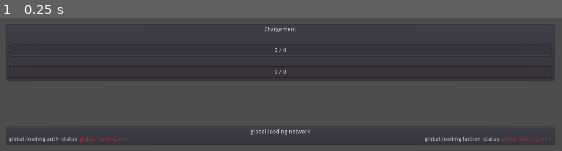
Above: before the commit, frame 1.
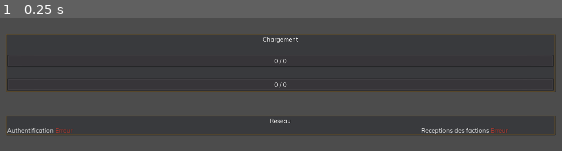
Above: after the commit, the same moment.

Repository: Kalaxia/client
Game: Godot game, scene res://global/loading_screen.tscn
Same seed, same stepped clock (60 frames per second), same inputs: the game is played once before the commit and once after it. This scene is started directly instead of the project's main scene.
Inputs:
- Up to frame 1 (0.25 s): no input

The runs differ from the first frame. In frame 1, 4.4% of the frame differs, in the area x 1-99%, y 4-96%.
Error in both runs: Invalid call. Nonexistent function 'get_string_from_utf8' in base 'Nil'. (res://global/loading_screen.gd:52)

Commit message:
translation and corrections

Diff:
--- a/global/loading_screen.tscn
+++ b/global/loading_screen.tscn
@@ -1,6 +1,7 @@
-[gd_scene load_steps=4 format=2]
+[gd_scene load_steps=5 format=2]
 
 [ext_resource path="res://global/loading_screen.gd" type="Script" id=1]
+[ext_resource path="res://themes/theme_u_main.tres" type="Theme" id=2]
 
 [sub_resource type="StyleBoxFlat" id=1]
 bg_color = Color( 0.219608, 0.607843, 0.196078, 1 )
@@ -21,6 +22,7 @@
 [node name="LoadingScreen" type="Control"]
 anchor_right = 1.0
 anchor_bottom = 1.0
+theme = ExtResource( 2 )
 script = ExtResource( 1 )
 __meta__ = {
 "_edit_use_anchors_": false
@@ -45,19 +47,19 @@
 alignment = 1
 
 [node name="ressources" type="PanelContainer" parent="MarginContainer/VBoxContainer"]
-margin_top = 294.0
+margin_top = 319.0
 margin_right = 1320.0
-margin_bottom = 432.0
+margin_bottom = 457.0
 
 [node name="ressourceLoading" type="VBoxContainer" parent="MarginContainer/VBoxContainer/ressources"]
-margin_left = 7.0
-margin_top = 7.0
-margin_right = 1313.0
-margin_bottom = 131.0
+margin_left = 3.0
+margin_top = 2.0
+margin_right = 1317.0
+margin_bottom = 136.0
 
 [node name="Label" type="Label" parent="MarginContainer/VBoxContainer/ressources/ressourceLoading"]
-margin_right = 1306.0
-margin_bottom = 14.0
+margin_right = 1314.0
+margin_bottom = 19.0
 text = "global.loading.loading"
 align = 1
 __meta__ = {
@@ -65,16 +67,16 @@
 }
 
 [node name="Control" type="Control" parent="MarginContainer/VBoxContainer/ressources/ressourceLoading"]
-margin_top = 18.0
-margin_right = 1306.0
-margin_bottom = 38.0
+margin_top = 23.0
+margin_right = 1314.0
+margin_bottom = 43.0
 rect_min_size = Vector2( 0, 20 )
 mouse_filter = 2
 
 [node name="GlobalProgress" type="ProgressBar" parent="MarginContainer/VBoxContainer/ressources/ressourceLoading"]
-margin_top = 42.0
-margin_right = 1306.0
-margin_bottom = 72.0
+margin_top = 47.0
+margin_right = 1314.0
+margin_bottom = 77.0
 rect_min_size = Vector2( 0, 30 )
 custom_styles/fg = SubResource( 1 )
 max_value = 1.0
@@ -91,14 +93,16 @@
 }
 
 [node name="LoadingComponenet" type="Label" parent="MarginContainer/VBoxContainer/ressources/ressourceLoading"]
-margin_top = 76.0
-margin_right = 1306.0
-margin_bottom = 90.0
+margin_top = 81.0
+margin_right = 1314.0
+margin_bottom = 100.0
+align = 1
+valign = 1
 
 [node name="ProgressBar" type="ProgressBar" parent="MarginContainer/VBoxContainer/ressources/ressourceLoading"]
-margin_top = 94.0
-margin_right = 1306.0
-margin_bottom = 124.0
+margin_top = 104.0
+margin_right = 1314.0
+margin_bottom = 134.0
 rect_min_size = Vector2( 0, 30 )
 custom_styles/fg = SubResource( 2 )
 max_value = 1.0
@@ -116,62 +120,64 @@
 }
 
 [node name="Control2" type="Control" parent="MarginContainer/VBoxContainer"]
-margin_top = 436.0
+margin_top = 461.0
 margin_right = 1320.0
-margin_bottom = 536.0
-rect_min_size = Vector2( 0, 100 )
+margin_bottom = 511.0
+rect_min_size = Vector2( 0, 50 )
 mouse_filter = 1
 
 [node name="Network" type="PanelContainer" parent="MarginContainer/VBoxContainer"]
-margin_top = 540.0
+margin_top = 515.0
 margin_right = 1320.0
-margin_bottom = 586.0
+margin_bottom = 561.0
 
 [node name="VBoxContainer" type="VBoxContainer" parent="MarginContainer/VBoxContainer/Network"]
-margin_left = 7.0
-margin_top = 7.0
-margin_right = 1313.0
-margin_bottom = 39.0
+margin_left = 3.0
+margin_top = 2.0
+margin_right = 1317.0
+margin_bottom = 44.0
 
 [node name="Label" type="Label" parent="MarginContainer/VBoxContainer/Network/VBoxContainer"]
-margin_right = 1306.0
-margin_bottom = 14.0
+margin_right = 1314.0
+margin_bottom = 19.0
 text = "global.loading.network"
 align = 1
 valign = 1
 
 [node name="HBoxContainer" type="HBoxContainer" parent="MarginContainer/VBoxContainer/Network/VBoxContainer"]
-margin_top = 18.0
-margin_right = 1306.0
-margin_bottom = 32.0
+margin_top = 23.0
+margin_right = 1314.0
+margin_bottom = 42.0
 
 [node name="Label" type="Label" parent="MarginContainer/VBoxContainer/Network/VBoxContainer/HBoxContainer"]
-margin_right = 165.0
-margin_bottom = 14.0
+margin_right = 185.0
+margin_bottom = 19.0
 text = "global.loading.auth_status"
 
 [node name="LabelAuth" type="Label" parent="MarginContainer/VBoxContainer/Network/VBoxContainer/HBoxContainer"]
-margin_left = 169.0
-margin_right = 302.0
-margin_bottom = 14.0
+margin_left = 189.0
+margin_right = 341.0
+margin_bottom = 19.0
+rect_min_size = Vector2( 152, 0 )
 custom_colors/font_color = Color( 0.839216, 0.588235, 0, 1 )
 text = "global.loading.wating"
 
 [node name="Control" type="Control" parent="MarginContainer/VBoxContainer/Network/VBoxContainer/HBoxContainer"]
-margin_left = 306.0
-margin_right = 985.0
-margin_bottom = 14.0
+margin_left = 345.0
+margin_right = 953.0
+margin_bottom = 19.0
 size_flags_horizontal = 3
 
 [node name="Label2" type="Label" parent="MarginContainer/VBoxContainer/Network/VBoxContainer/HBoxContainer"]
-margin_left = 989.0
-margin_right = 1169.0
-margin_bottom = 14.0
+margin_left = 957.0
+margin_right = 1158.0
+margin_bottom = 19.0
 text = "global.loading.faction_status"
 
 [node name="LabelFaction" type="Label" parent="MarginContainer/VBoxContainer/Network/VBoxContainer/HBoxContainer"]
-margin_left = 1173.0
-margin_right = 1306.0
-margin_bottom = 14.0
+margin_left = 1162.0
+margin_right = 1314.0
+margin_bottom = 19.0
+rect_min_size = Vector2( 152, 0 )
 custom_colors/font_color = Color( 0.839216, 0.588235, 0, 1 )
 text = "global.loading.wating"
--- a/main.gd
+++ b/main.gd
@@ -47,7 +47,7 @@
 
 func _ready():
 	Config.connect("reload_locale",self,"_on_reload_locale")
-	if scenes["menu"].scene == null or  Network.token == null:
+	if scenes["menu"].scene == null or Network.token == null:
 		change_scene_loading(scenes)
 		yield($Level.get_child(0), "finished")
 	$ParallaxBackground.add_child(scenes.hud.scene.instance())
Not shown, changed: locales/en.po
Not shown, changed: locales/fr.po
Not shown, changed: locales/translation.pot
